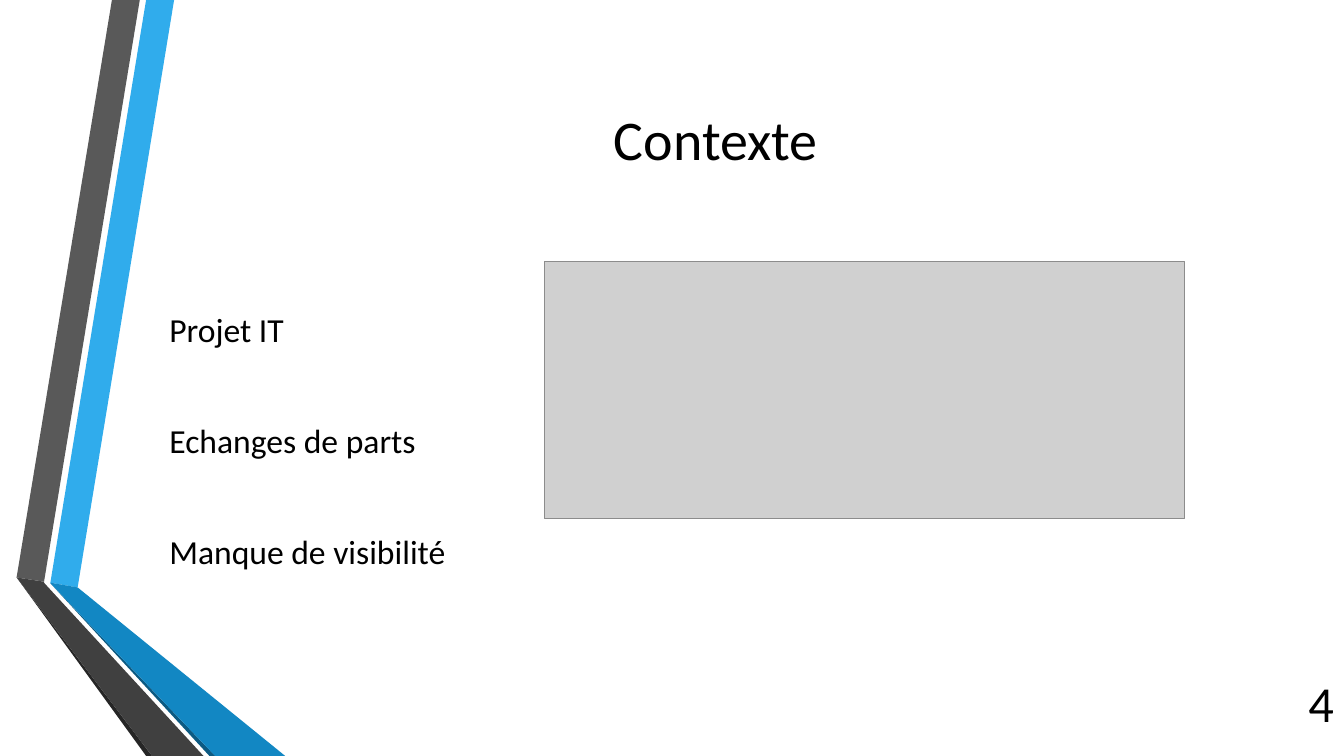
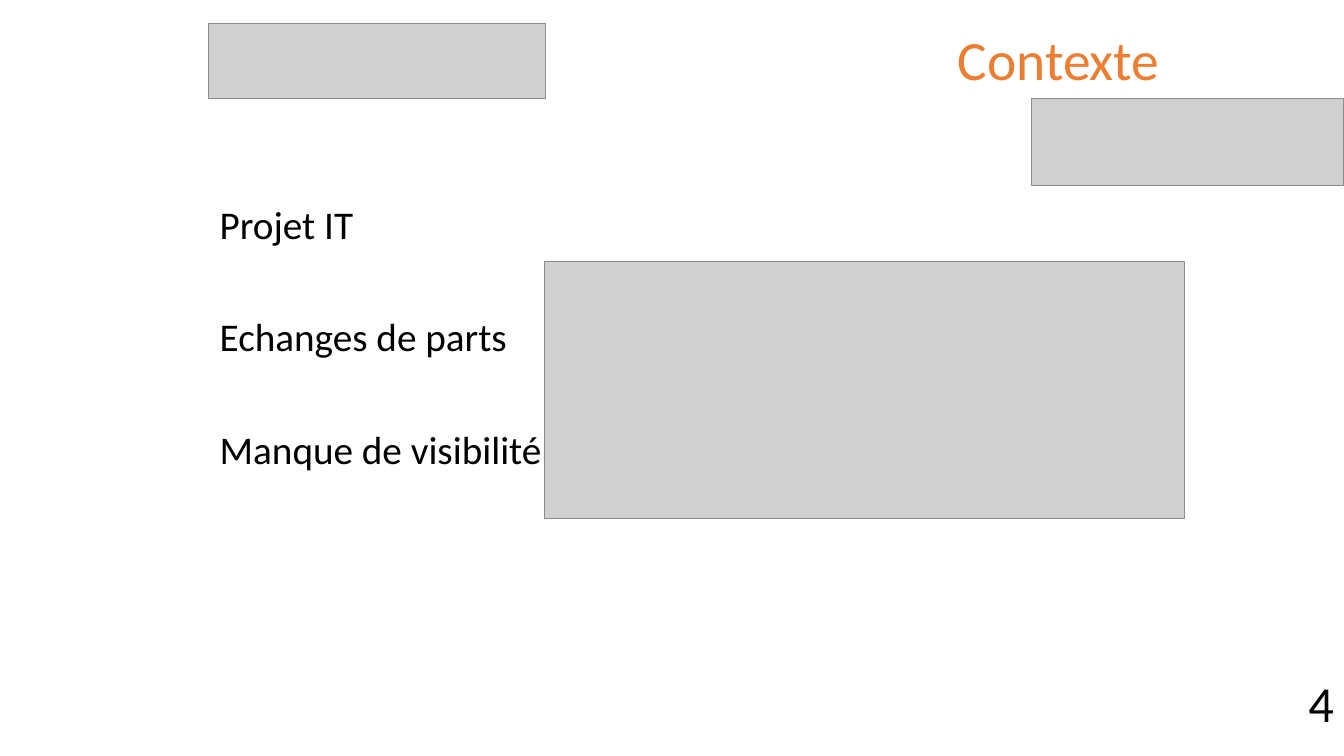
Before and after one commit to Thibaut-Comte/projetIT, a slide deck: slide 4 of PrésentationBourseEchangeSCPI.pptx. Drawn at 1344x756 pixels with LibreOffice and Linux fonts; fonts in the diff are those of the drawing; grey boxes stand for pictures; background and template pictures are left out. Boxes give left, top, right and bottom in pixels: in the first picture for what was removed or moved away, otherwise in the second. Text is boxed around its words. In the diff, an @@ line names an element or a change of style, - is before the commit and + after.

```diff
--- a/PrésentationBourseEchangeSCPI.pptx
+++ b/PrésentationBourseEchangeSCPI.pptx
@@ picture added at [209, 23, 544, 99] @@
@@ title "Contexte": place and size @@
-title "Contexte" at [614, 123, 818, 161]
+title "Contexte" at [958, 44, 1160, 81]
@@ title "Contexte" at [958, 44, 1160, 81]: size 40 to 39.6 pt, text colour #000000 to #ED7D31; line spacing 1 to 0.9 @@
@@ picture added at [1032, 99, 1344, 186] @@
@@ text "Projet IT" at [220, 212, 542, 471]: size 24 to 28 pt; line spacing 1 to 0.9; vertical alignment middle to top @@
@@ group removed at [16, 0, 285, 756]: 6 freeform shapes @@
```
Also in this commit, not shown: 19 other slides changed.
